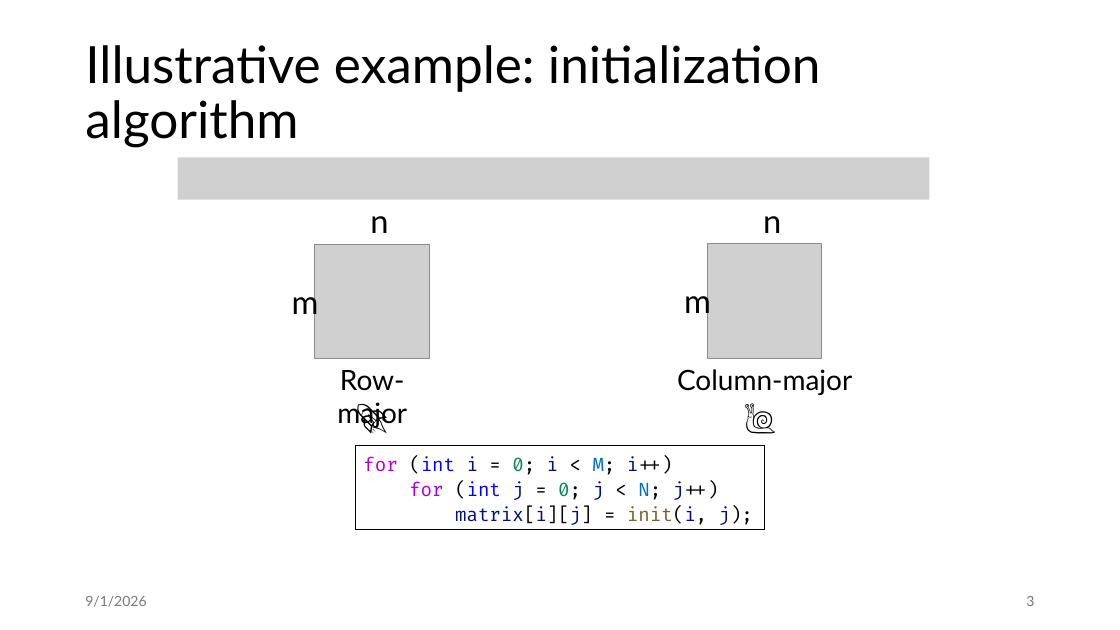
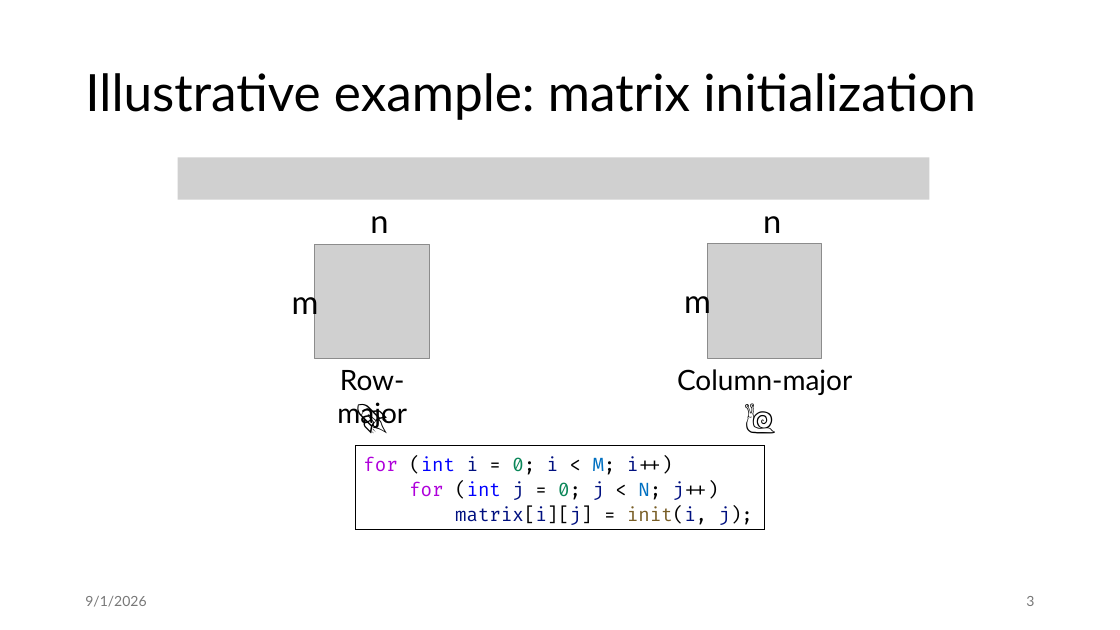
Before and after one commit to jiriklepl/phd-thesis, a slide deck: slide 3 of slides/Optimizing Memory Layouts and Traversal Orders in High-Performance Computing.pptx. Drawn at 1120x630 pixels with LibreOffice and Linux fonts; fonts in the diff are those of the drawing; grey boxes stand for pictures. Boxes give left, top, right and bottom in pixels: in the first picture for what was removed or moved away, otherwise in the second. Text is boxed around its words. In the diff, an @@ line names an element or a change of style, - is before the commit and + after.

```diff
--- a/slides/Optimizing Memory Layouts and Traversal Orders in High-Performance Computing.pptx
+++ b/slides/Optimizing Memory Layouts and Traversal Orders in High-Performance Computing.pptx
@@ title at <box>85,73,976,120</box>: text changed @@
-Illustrative example: initialization algorithm
+Illustrative example: matrix initialization
```
Also in this commit, not shown: 1 other slide changed.
